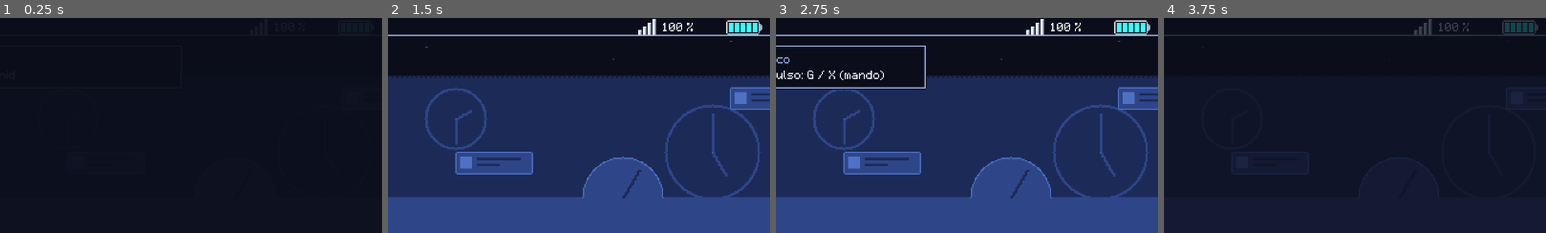
Above: before the commit, frames 1-4 (left to right).
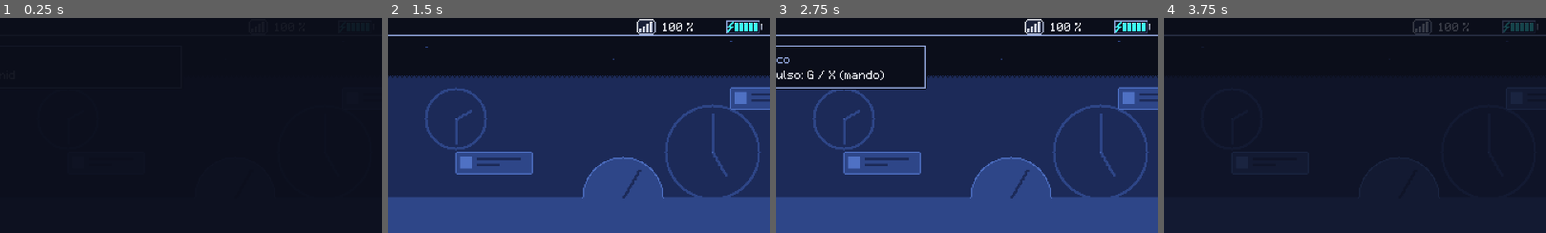
Above: after the commit, the same moments.

Repository: TKW04/Protocolo-Desconexion-
Game: Godot game, scene res://scenes/main.tscn
Two runs of this game, one before a commit and one after it. Both use one fixed random seed, a clock stepped at 60 frames per second and the inputs below.
Inputs (mouse positions are % of the whole screen's width and height, from its top left):
- Up to frame 1 (0.25 s): no input
- Up to frame 2 (1.5 s): tap Enter (ui_accept) at 0.5 s; move the mouse to (72, 45) at 0.52 s; hold D (move_right) 0.53-1.25 s; tap F (laser) at 0.6 s; click (72, 45) at 0.67 s; tap Space (jump) at 0.77 s; drag from (30, 55) to (42, 84) at 1.27 s
- Up to frame 3 (2.75 s): move the mouse to (60, 28) at 2.02 s; hold D (move_right) from 2.03 s (still down); tap Shift (run) at 2.1 s
- Up to frame 4 (3.75 s): release D (move_right) at 2.75 s; tap Enter (ui_accept) at 2.75 s; drag from (45, 70) to (32, 47) at 2.77 s; tap R (restart_level) at 3.5 s; move the mouse to (80, 65) at 3.52 s; hold A (move_left) from 3.53 s (still down); tap Ctrl at 3.6 s
The pictures show only the part of the screen within x 43-93%, y 0-50%; the shares and areas given below are measured in that part.

The runs differ from the first frame. In frame 2, 0.7% of the frame differs, in the area x 65-98%, y 0-8%; in frame 3, 0.7%; in frame 4, 0.4%.

Commit message:
HUD: senal y bateria con el estilo circuito de los drops (nodo octogonal y pila con rayo)
Co-Authored-By: Claude Opus 5.5 <noreply@anthropic.com>

Diff:
--- a/data/hud.json
+++ b/data/hud.json
@@ -1,5 +1,5 @@
 {
-	"_notes": "HUD DEFINITIVO del Mundo 1 (paso 12; A11 resuelt …(1986 unchanged characters)… enerador y tools/validate_ui_assets.py. Unidades: px de arte, s, Hz.",
+	"_notes": "HUD DEFINITIVO del Mundo 1 (paso 12; A11 resuelt …(1986 unchanged characters)… enerador y tools/validate_ui_assets.py. Estilo circuito limpio (2026-10-15, docs/estilizacion-energia.md): signal = nodo octogonal con las barras dentro (el nodo va en la columna 0); battery_shell tiene 2 filas (0 con energia: rayo en debug_key; 1 vacia: rayo apagado, sin debug_key), elegidas por HudMeter.get_shell_row(). Unidades: px de arte, s, Hz.",
 	"low_sync_threshold": 20.0,
 	"hud_pixel_scale": 2,
 	"bar_height_px": 16,
@@ -38,7 +38,7 @@
 	"assets": {
 		"panel": {"path": "res://assets/sprites/ui/hud_panel.png", "frame_size": [16, 16], "columns": 1, "rows": 1},
 		"signal": {"path": "res://assets/sprites/ui/hud_signal.png", "frame_size": [16, 16], "columns": 4, "rows": 4},
-		"battery_shell": {"path": "res://assets/sprites/ui/hud_battery_shell.png", "frame_size": [32, 16], "columns": 1, "rows": 1},
+		"battery_shell": {"path": "res://assets/sprites/ui/hud_battery_shell.png", "frame_size": [32, 16], "columns": 1, "rows": 2},
 		"battery_segments": {"path": "res://assets/sprites/ui/hud_battery_segments.png", "frame_size": [32, 16], "columns": 5, "rows": 3},
 		"attention_icon": {"path": "res://assets/sprites/ui/hud_attention.png", "frame_size": [16, 16], "columns": 1, "rows": 1},
 		"charge_ring": {"path": "res://assets/sprites/ui/hud_charge_ring.png", "frame_size": [16, 16], "columns": 16, "rows": 1},
--- a/scripts/ui/hud_meter.gd
+++ b/scripts/ui/hud_meter.gd
@@ -2,6 +2,8 @@
 ## (tools/gen_hud_assets.py), en pixeles de arte (el HUD entero se escala).
 ## - SIGNAL: barras de senal (Sync Rate), encendidas por tramos.
 ## - BATTERY: bateria de segmentos (energia de Debug), encendidos por tramos.
+##   El marco tiene dos filas: con energia (rayo encendido) y vacia (rayo
+##   apagado, sin ningun pixel del color del Debug).
 ## - ATTENTION_ICON: icono del contador de puntos de atencion.
 ## - CHARGE_RING: anillo de carga de la pulsacion larga del Debug en pasos
 ##   discretos (0 = no se dibuja, pero conserva su hueco para que la fila no
@@ -18,6 +20,8 @@
 enum SignalRow { OFF, ON, LOW, TRAIL }
 ## Filas de hud_battery_segments.png (orden de SEG_STATES).
 enum SegmentRow { EMPTY, FULL, TRAIL }
+## Filas de hud_battery_shell.png (orden de SHELL_STATES).
+enum ShellRow { CHARGED, EMPTY }
 
 const SIGNAL_ASSET: StringName = &"signal"
 const SHELL_ASSET: StringName = &"battery_shell"
@@ -105,6 +109,11 @@
 	return maxi(HudConfig.lit_count(trail, _thresholds()) - get_lit_count(), 0)
 
 
+## Fila del marco de la bateria: vacia (rayo apagado) sin segmentos encendidos.
+func get_shell_row() -> int:
+	return ShellRow.CHARGED if get_lit_count() > 0 else ShellRow.EMPTY
+
+
 ## Cuadro del anillo de carga (0 a steps-1) o -1 si no se dibuja.
 func get_ring_frame() -> int:
 	if value <= 0.0:
@@ -126,7 +135,9 @@
 		Kind.SIGNAL:
 			_draw_parts(top, _signal_row)
 		Kind.BATTERY:
-			draw_texture(_shell, Vector2(0.0, top))
+			var shell := Vector2(_config.asset_frame_size(SHELL_ASSET))
+			draw_texture_rect_region(_shell, Rect2(Vector2(0.0, top), shell),
+					Rect2(Vector2(0.0, get_shell_row() * shell.y), shell))
 			_draw_parts(top, _segment_row)
 		Kind.ATTENTION_ICON:
 			draw_texture(_texture, Vector2(0.0, top))
--- a/tests/test_hud.gd
+++ b/tests/test_hud.gd
@@ -104,6 +104,39 @@
 		GameState.debug_energy = energy
 		assert_eq(hud.get_battery_segments(), cases[energy], "Segmentos con energia %d" % energy)
 	assert_eq(_config.battery_thresholds.size(), 5, "Bateria de 5 segmentos")
+
+
+## Estilo circuito (docs/estilizacion-energia.md): la bateria vacia no tiene
+## ningun pixel del color del Debug (ni segmentos ni el rayo del marco).
+func test_empty_battery_art_has_no_debug_color() -> void:
+	var key: Color = _config.color(&"debug_key")
+	var shell: Image = _config.asset_texture(&"battery_shell").get_image()
+	var segments: Image = _config.asset_texture(&"battery_segments").get_image()
+	var frame: Vector2i = _config.asset_frame_size(&"battery_shell")
+	assert_true(_has_color(shell, Rect2i(Vector2i(0, HudMeter.ShellRow.CHARGED * frame.y), frame), key),
+		"Con energia, el rayo esta en el color del Debug")
+	assert_false(_has_color(shell, Rect2i(Vector2i(0, HudMeter.ShellRow.EMPTY * frame.y), frame), key),
+		"Vacia: rayo apagado")
+	var empty_row := Rect2i(0, HudMeter.SegmentRow.EMPTY * frame.y, segments.get_width(), frame.y)
+	assert_false(_has_color(segments, empty_row, key), "Segmentos vacios sin color del Debug")
+	var battery := HudMeter.new()
+	battery.kind = HudMeter.Kind.BATTERY
+	battery.setup(_config)
+	battery.value = 0.0
+	assert_eq(battery.get_shell_row(), HudMeter.ShellRow.EMPTY)
+	battery.value = 0.05
+	assert_eq(battery.get_shell_row(), HudMeter.ShellRow.CHARGED)
+	battery.free()
+
+
+func _has_color(image: Image, rect: Rect2i, color: Color) -> bool:
+	image.decompress()
+	for y: int in range(rect.position.y, rect.end.y):
+		for x: int in range(rect.position.x, rect.end.x):
+			var c: Color = image.get_pixel(x, y)
+			if c.a > 0.5 and c.to_html(false) == color.to_html(false):
+				return true
+	return false
 
 
 func test_charge_ring_steps_are_discrete() -> void:
@@ -205,6 +238,7 @@
 	assert_almost_eq(hud.get_energy_trail(), 0.0, EPS, "Sin rastro de consumo pendiente")
 	var battery := hud.get_node("Frame/Row/Battery") as HudMeter
 	assert_eq(battery.get_trail_count(), 0, "Ningun segmento en rastro")
+	assert_eq(battery.get_shell_row(), HudMeter.ShellRow.EMPTY, "Rayo de la carcasa apagado")
 	GameState.debug_energy = 0.00001
 	assert_eq(hud.get_battery_segments(), 0, "Restos de coma flotante: vacia")
 	await wait_seconds(_config.drain_delay_s + _config.drain_duration_s + DRAIN_MARGIN_S)
Binary file changed: assets/sprites/ui/_hud_assets_preview_x8.png
Binary file changed: assets/sprites/ui/_hud_states_preview.png
Binary file changed: assets/sprites/ui/_hud_states_preview_zoom_x3.png
Binary file changed: assets/sprites/ui/hud_battery_segments.png
Binary file changed: assets/sprites/ui/hud_battery_shell.png
Binary file changed: assets/sprites/ui/hud_signal.png
Not shown, changed: docs/estilizacion-energia.md
Not shown, changed: tools/gen_hud_assets.py
Not shown, changed: tools/validate_ui_assets.py
